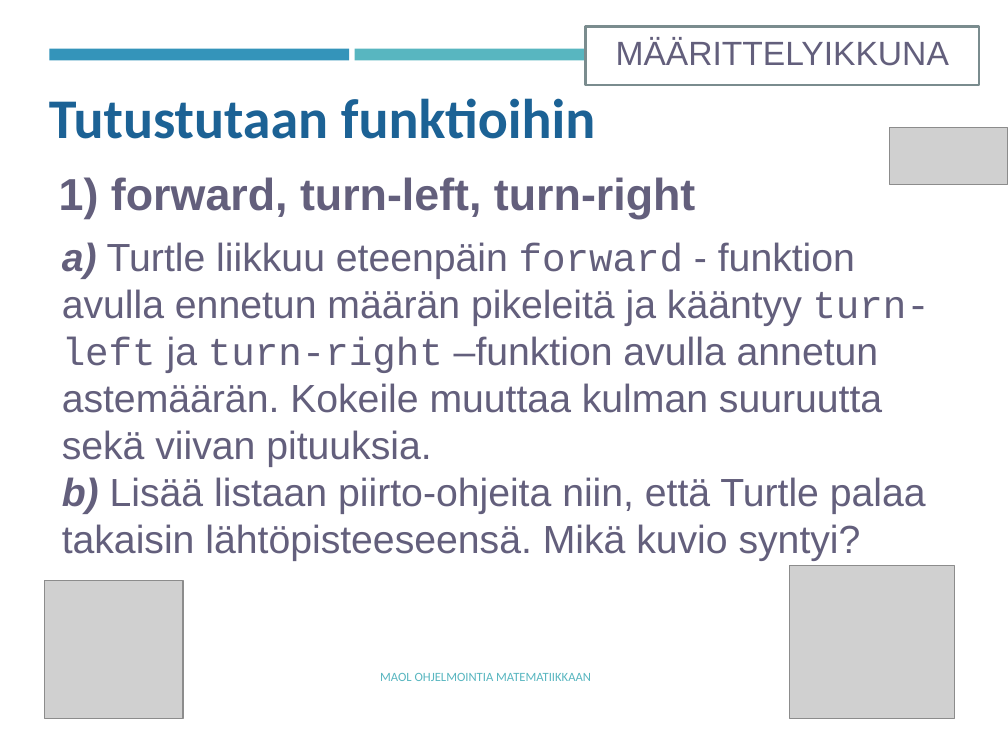
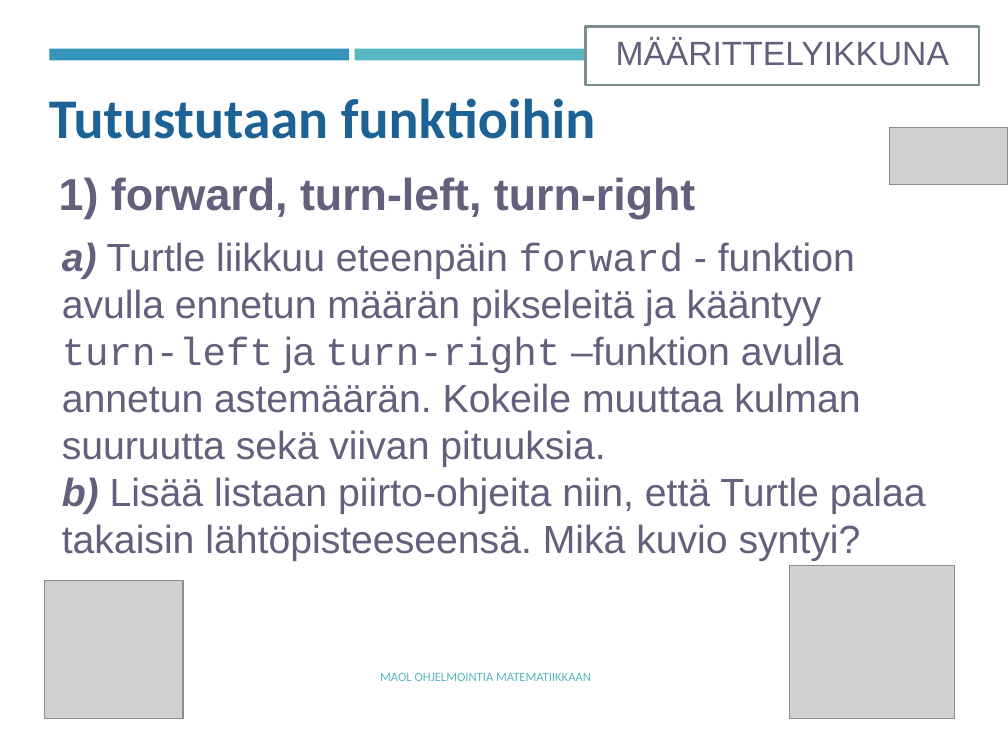
Before and after one commit to tyynetyyne/tyynetyyne.github.io, a slide deck: slide 5 of tehtavat/tiedostot/maol/power_point/Racket-MAOL-5-6-turtle1.pptx. Drawn at 1008x756 pixels with LibreOffice and Linux fonts; fonts in the diff are those of the drawing; grey boxes stand for pictures. Boxes give left, top, right and bottom in pixels: in the first picture for what was removed or moved away, otherwise in the second. Text is boxed around its words. In the diff, an @@ line names an element or a change of style, - is before the commit and + after.

```diff
--- a/tehtavat/tiedostot/maol/power_point/Racket-MAOL-5-6-turtle1.pptx
+++ b/tehtavat/tiedostot/maol/power_point/Racket-MAOL-5-6-turtle1.pptx
@@ text at (62, 242, 860, 467): text changed @@
-a) Turtle liikkuu eteenpäin forward - funktion avulla ennetun määrän pikeleitä ja kääntyy turn-left ja turn-right –funktion avulla annetun astemäärän. Kokeile muuttaa kulman suuruutta sekä viivan pituuksia.
+a) Turtle liikkuu eteenpäin forward - funktion avulla ennetun määrän pikseleitä ja kääntyy turn-left ja turn-right –funktion avulla annetun astemäärän. Kokeile muuttaa kulman suuruutta sekä viivan pituuksia.
```
Also in this commit, not shown: 28 other files.
